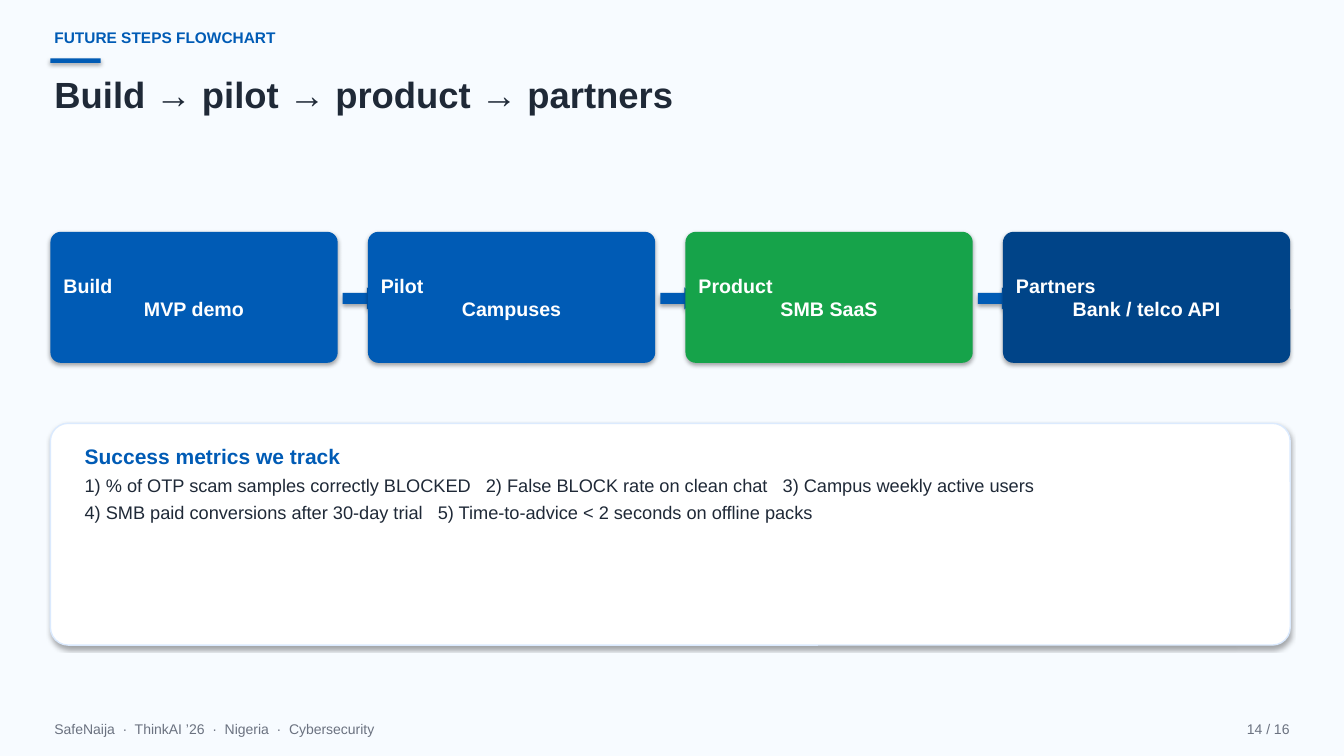
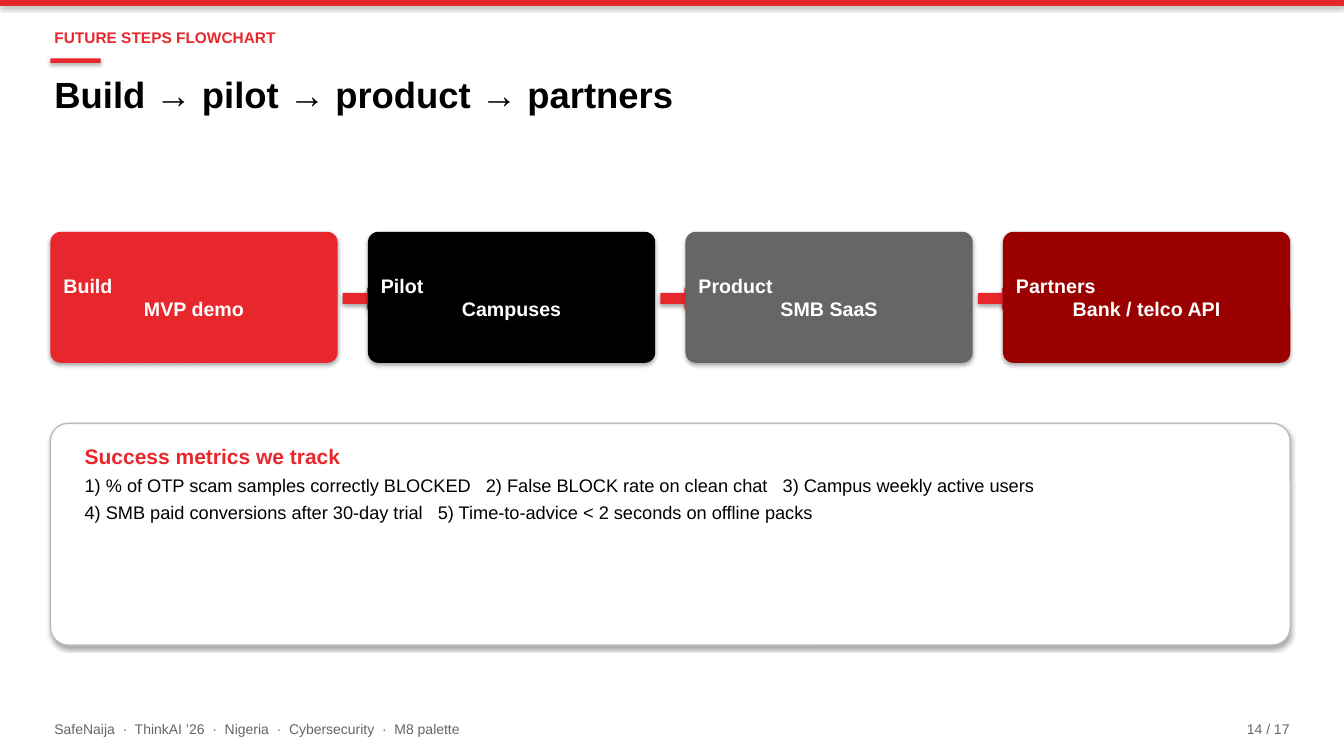
Before and after one commit to Shreeya1-pixel/SafeNajia, a slide deck: slide 14 of outputs/SafeNaija.pptx. Drawn at 1344x756 pixels with LibreOffice and Linux fonts; fonts in the diff are those of the drawing. Boxes give left, top, right and bottom in pixels: in the first picture for what was removed or moved away, otherwise in the second. Text is boxed around its words. In the diff, an @@ line names an element or a change of style, - is before the commit and + after.

```diff
--- a/outputs/SafeNaija.pptx
+++ b/outputs/SafeNaija.pptx
@@ rectangle at (0,0,1344,756): fill #F7FBFF to #FFFFFF @@
@@ rectangle added at (0,0,1344,6), fill #E8272D @@
@@ text "FUTURE STEPS FLOWCHART" at (54,32,275,43): text colour #005BB5 to #E8272D @@
@@ text "Build → pilot → product ..." at (54,81,673,116): text colour #1F2937 to #000000 @@
@@ rounded rectangle "Pilot Campuses" at (368,232,655,363): fill #005BB5 to #000000 @@
@@ rounded rectangle "Product SMB SaaS" at (686,232,973,363): fill #16A34A to #666666 @@
@@ rounded rectangle "Partners Bank / telco API" at (1003,232,1291,363): fill #004488 to #9B0000 @@
@@ fill #005BB5 to #E8272D in 5 elements at (50,232,338,363), (50,58,101,63), (343,287,378,310), (660,287,696,310), (978,287,1013,310) @@
@@ rounded rectangle at (50,423,1291,645): outline #DBEAFE 1 pt to #BBBBBB 1 pt @@
@@ text "Success metrics we track" at (85,448,1034,523): text colour #005BB5 to #E8272D in "Success metrics we track"; text colour #1F2937 to #000000 in "1) % of OTP scam samples correctly ...", "4) SMB paid conversions after 30-day trial ..." @@
@@ text at (54,724,460,737): text changed; text colour #6B7280 to #666666 @@
-SafeNaija · ThinkAI ’26 · Nigeria · Cybersecurity
+SafeNaija · ThinkAI ’26 · Nigeria · Cybersecurity · M8 palette
@@ text at (1247,724,1290,734): text changed; text colour #6B7280 to #666666 @@
-14 / 16
+14 / 17
```
Also in this commit, not shown: 15 other slides changed, 1 slide added, 3 other files.
